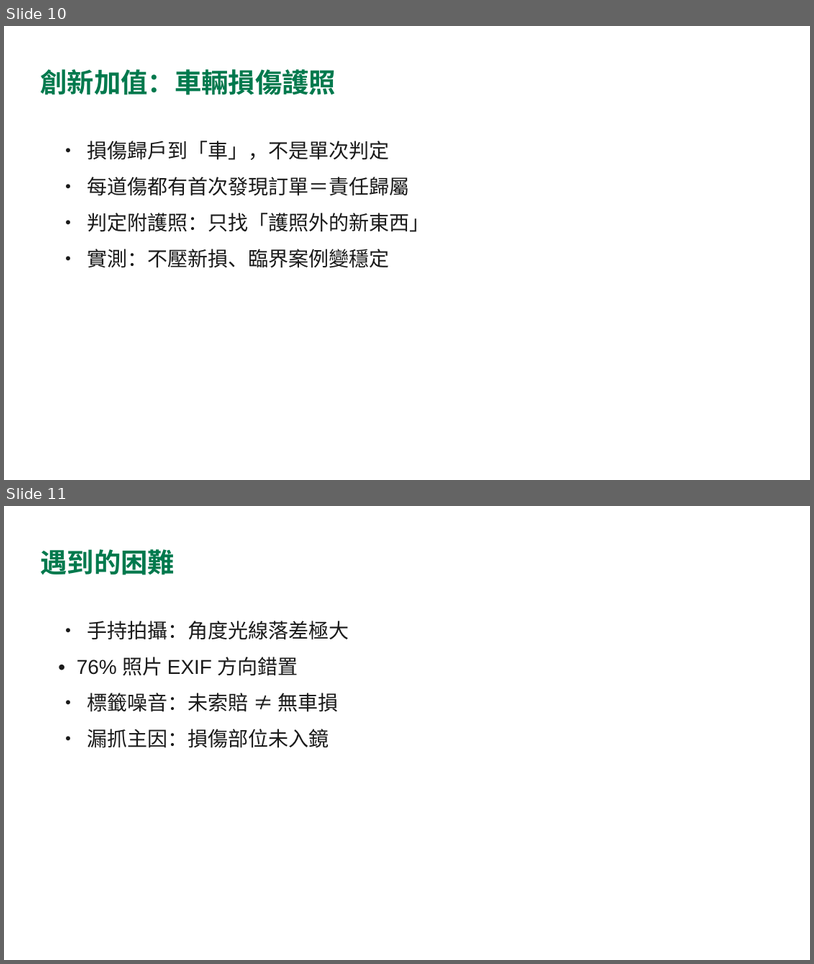
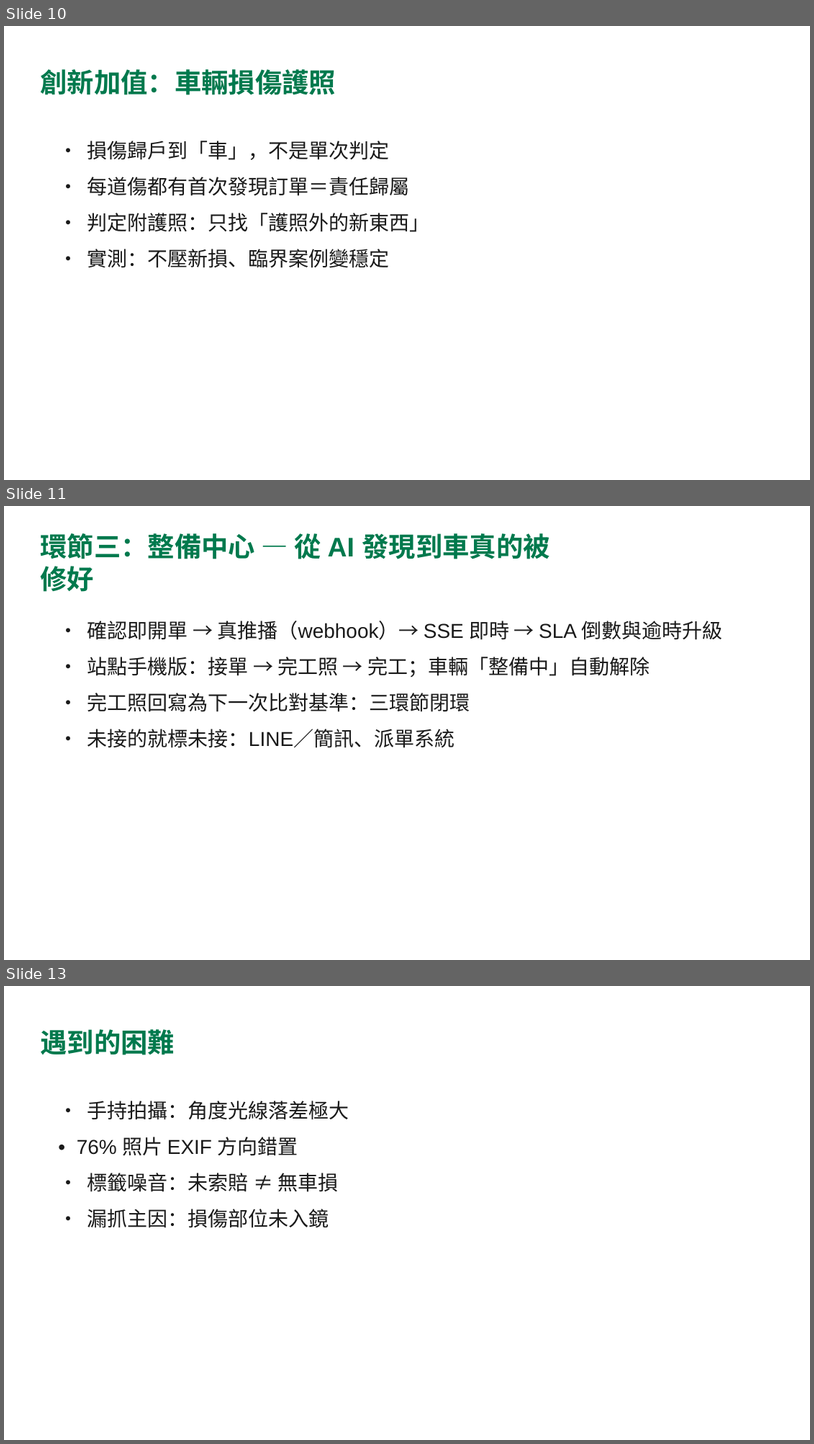
Before and after one commit to TimmyChen1110/iRent-AI, a slide deck: 環節二_還車影像AI辨識/Timmy_Project_Report/presentation.pptx. Shown one above the other, each under a label of ours: slides 10 and 11 before the commit, slides 10, 11 and 13 after it; the slides between them are not shown. The pictures are 814x964 and 814x1444 pixels, drawn with LibreOffice and Linux fonts; fonts in the diff are those of the drawing. Boxes give left, top, right and bottom in pixels: in the first picture for what was removed or moved away, otherwise in the second. Text is boxed around its words. In the diff, an @@ line names an element or a change of style, - is before the commit and + after.

```diff
--- a/環節二_還車影像AI辨識/Timmy_Project_Report/presentation.pptx
+++ b/環節二_還車影像AI辨識/Timmy_Project_Report/presentation.pptx
@@ slide 11 added at (4, 506, 810, 960), background #FFFFFF @@
@@ title added at (40, 533, 550, 592), 32 pt, text #00794D, bold @@
+環節三：整備中心 — 從 AI 發現到車真的被修好
@@ text added at (88, 620, 723, 748), 24 pt, text #1A1A1A @@
+• 確認即開單 → 真推播（webhook）→ SSE 即時 → SLA 倒數與逾時升級
+• 站點手機版：接單 → 完工照 → 完工；車輛「整備中」自動解除
+• 完工照回寫為下一次比對基準：三環節閉環
+• 未接的就標未接：LINE／簡訊、派單系統
@@ what was slide 11 is now slide 13 @@
```
Also in this commit, not shown: 2 slides changed, 1 other slide added, 9 other files.
